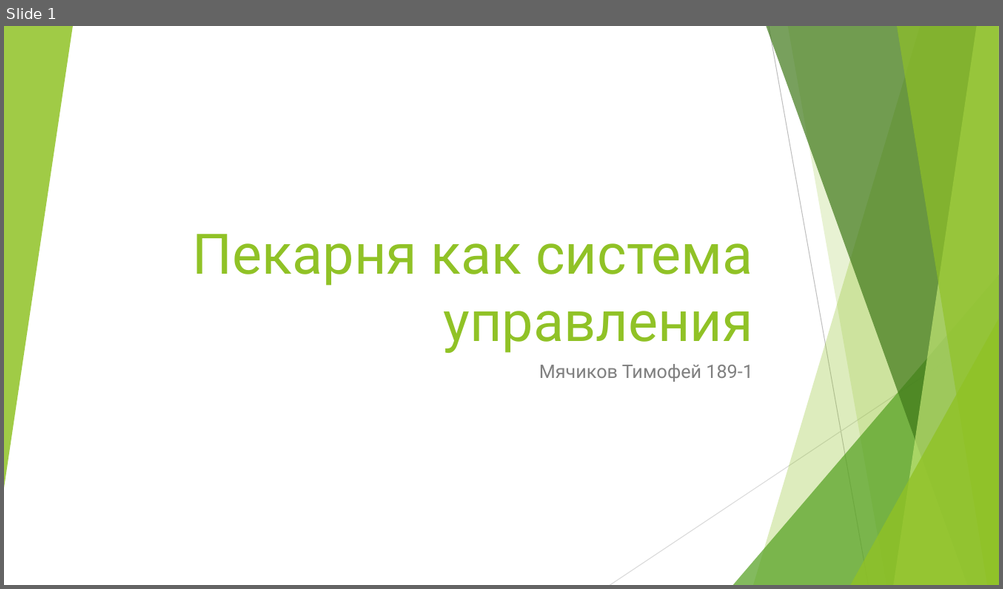
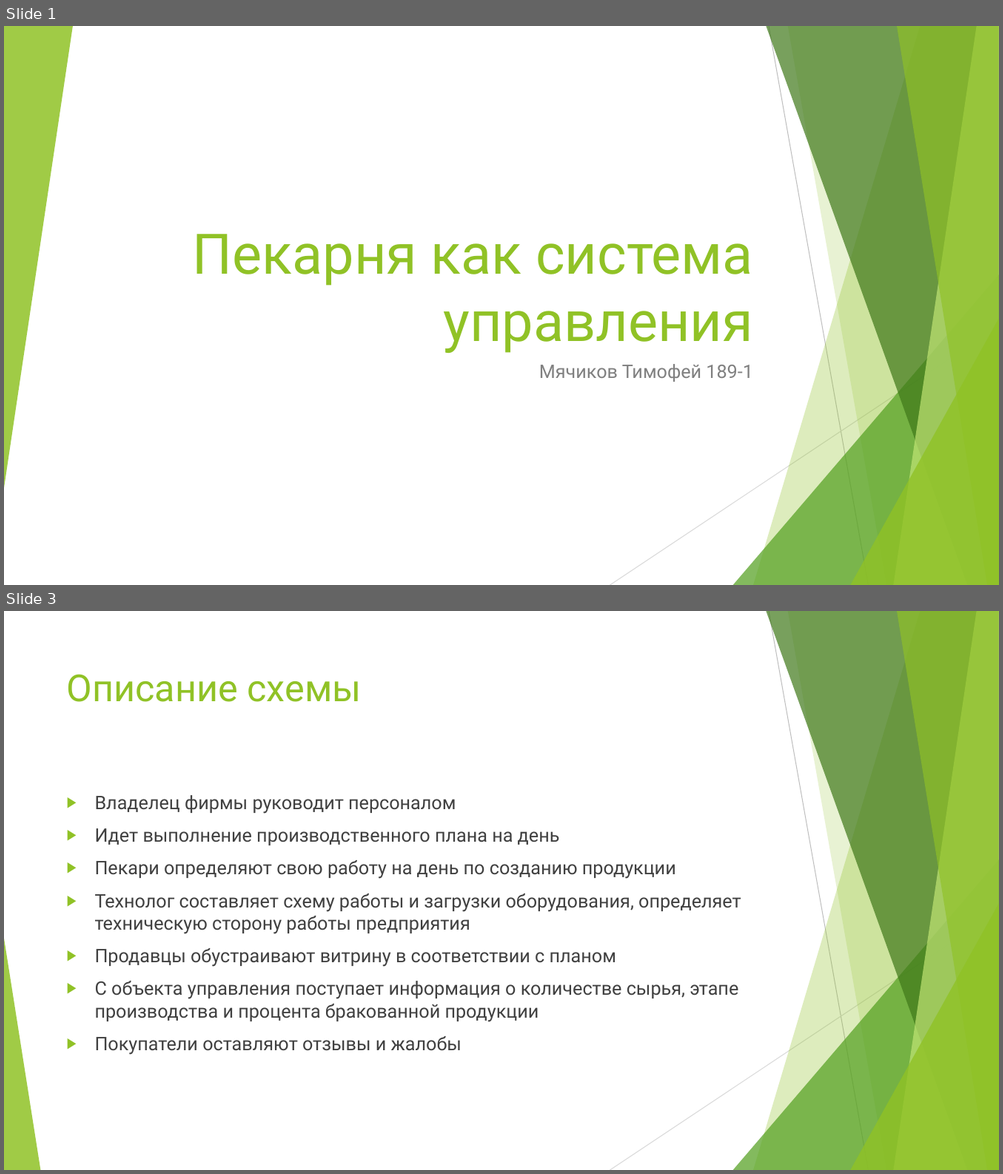
Before and after one commit to Mita57/uni_stuff, a slide deck: Year_2/ТСиСА/лаба3.pptx. Shown one above the other, each under a label of ours: slide 1 before the commit, slides 1 and 3 after it; the slides between them are not shown. The pictures are 1003x589 and 1003x1174 pixels, drawn with LibreOffice and Linux fonts; fonts in the diff are those of the drawing. Boxes give left, top, right and bottom in pixels: in the first picture for what was removed or moved away, otherwise in the second. Text is boxed around its words. In the diff, an @@ line names an element or a change of style, - is before the commit and + after.

```diff
--- a/Year_2/ТСиСА/лаба3.pptx
+++ b/Year_2/ТСиСА/лаба3.pptx
@@ slide 3 added at bbox=[4, 611, 999, 1170], background #FFFFFF; not listed: 9 template elements that a slide beside it also shows @@
@@ title added at bbox=[67, 674, 361, 702], 36 pt, text #90C226 @@
+Описание схемы
@@ text added at bbox=[95, 795, 741, 1055], 18 pt, text #404040 @@
+▶ Владелец фирмы руководит персоналом
+▶ Идет выполнение производственного плана на день
+▶ Пекари определяют свою работу на день по созданию продукции
+▶ Технолог составляет схему работы и загрузки оборудования, определяет техническую сторону работы предприятия
+▶ Продавцы обустраивают витрину в соответствии с планом
+▶ С объекта управления поступает информация о количестве сырья, этапе производства и процента бракованной продукции
+▶ Покупатели оставляют отзывы и жалобы
@@ triangle added at bbox=[4, 939, 40, 1170], fill #90C226 at 85% opacity @@
```
Also in this commit, not shown: 1 other slide added.
